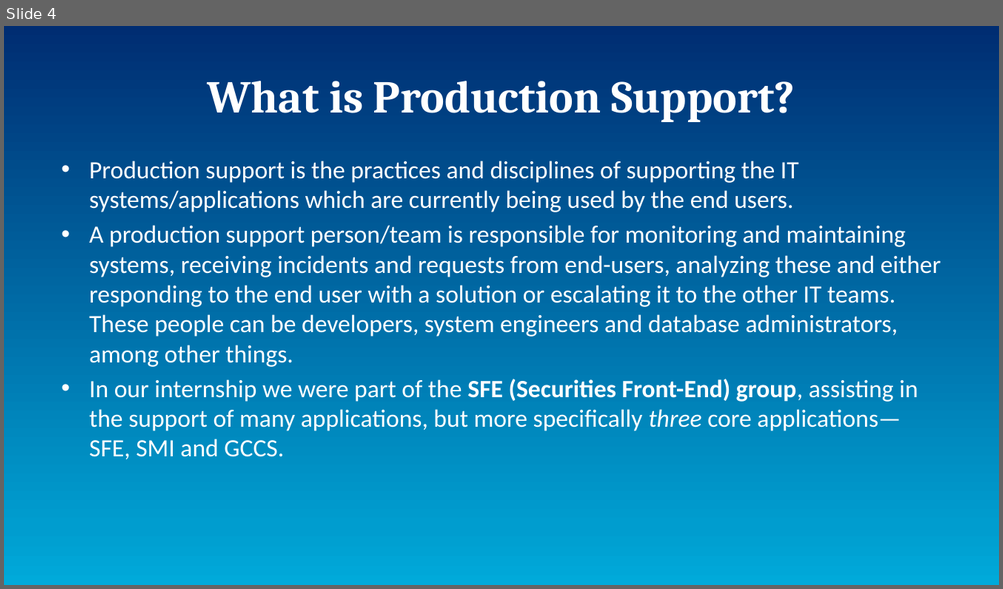
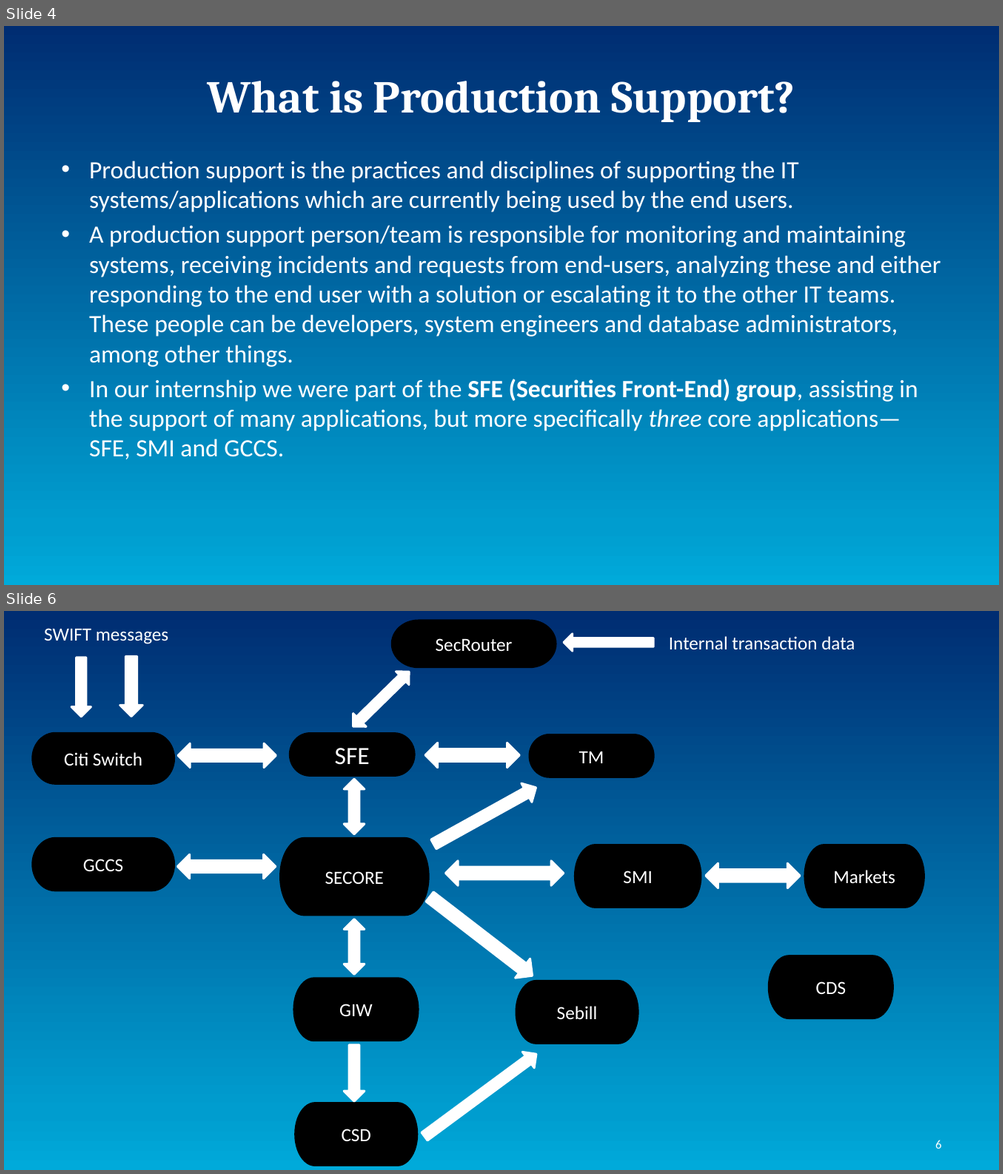
Before and after one commit to AsamiT/selflearn, a slide deck: InternProject.pptx. Shown one above the other, each under a label of ours: slide 4 before the commit, slides 4 and 6 after it; the slides between them are not shown. The pictures are 1003x589 and 1003x1174 pixels, drawn with LibreOffice and Linux fonts; fonts in the diff are those of the drawing. Boxes give left, top, right and bottom in pixels: in the first picture for what was removed or moved away, otherwise in the second. Text is boxed around its words. In the diff, an @@ line names an element or a change of style, - is before the commit and + after.

```diff
--- a/InternProject.pptx
+++ b/InternProject.pptx
@@ slide 6 added at [4,611,999,1170], background gradient #002D72 to #009DCF to #00AADA @@
@@ text added at [44,628,168,644], 18 pt, text #FFFFFF @@
+SWIFT messages
@@ pill shape added at [392,621,555,667], fill #000000, outline #000000 2 pt, 18 pt, text #FFFFFF @@
+SecRouter
@@ left arrow added at [563,633,653,650], fill #FFFFFF, outline #FFFFFF 2 pt @@
@@ text added at [669,636,854,650], 18 pt, text #FFFFFF @@
+Internal transaction data
@@ down arrow added at [71,658,91,716], fill #FFFFFF, outline #FFFFFF 2 pt @@
@@ down arrow added at [119,657,142,717], fill #FFFFFF, outline #FFFFFF 2 pt @@
@@ left right arrow added at [347,665,415,734], fill #FFFFFF, outline #FFFFFF 2 pt @@
@@ pill shape added at [32,733,173,784], fill #000000, outline #000000 2 pt, 18 pt, text #FFFFFF @@
+Citi Switch
@@ left right arrow added at [178,743,276,768], fill #FFFFFF, outline #FFFFFF 2 pt @@
@@ pill shape added at [290,733,415,776], fill #000000, outline #000000 2 pt, 24 pt, text #FFFFFF @@
+SFE
@@ left right arrow added at [425,743,519,768], fill #FFFFFF, outline #FFFFFF 2 pt @@
@@ pill shape added at [529,735,653,777], fill #000000, outline #000000 2 pt, 18 pt, text #FFFFFF @@
+TM
@@ up down arrow added at [344,779,364,834], fill #FFFFFF, outline #FFFFFF 2 pt @@
@@ right arrow added at [429,778,541,854], fill #FFFFFF, outline #FFFFFF 2 pt @@
@@ pill shape added at [32,839,173,891], fill #000000, outline #000000 2 pt, 18 pt, text #FFFFFF @@
+GCCS
@@ pill shape added at [281,839,429,915], fill #000000, outline #000000 2 pt, 18 pt, text #FFFFFF @@
+SECORE
@@ pill shape added at [575,846,700,907], fill #000000, outline #000000 2 pt, 18 pt, text #FFFFFF @@
+SMI
@@ pill shape added at [805,846,923,907], fill #000000, outline #000000 2 pt, 18 pt, text #FFFFFF @@
+Markets
@@ left right arrow added at [177,855,275,879], fill #FFFFFF, outline #FFFFFF 2 pt @@
@@ left right arrow added at [446,861,563,886], fill #FFFFFF, outline #FFFFFF 2 pt @@
@@ left right arrow added at [706,863,800,888], fill #FFFFFF, outline #FFFFFF 2 pt @@
@@ right arrow added at [422,887,540,986], fill #FFFFFF, outline #FFFFFF 2 pt @@
@@ up down arrow added at [344,919,364,974], fill #FFFFFF, outline #FFFFFF 2 pt @@
@@ pill shape added at [768,957,893,1019], fill #000000, outline #000000 2 pt, 18 pt, text #FFFFFF @@
+CDS
@@ pill shape added at [294,979,418,1041], fill #000000, outline #000000 2 pt, 18 pt, text #FFFFFF @@
+GIW
@@ pill shape added at [516,981,637,1043], fill #000000, outline #000000 2 pt, 18 pt, text #FFFFFF @@
+Sebill
@@ down arrow added at [344,1045,364,1102], fill #FFFFFF, outline #FFFFFF 2 pt @@
@@ right arrow added at [418,1046,542,1145], fill #FFFFFF, outline #FFFFFF 2 pt @@
@@ pill shape added at [295,1103,417,1165], fill #000000, outline #000000 2 pt, 18 pt, text #FFFFFF @@
+CSD
@@ page number added at [935,1140,941,1149], 12 pt, text #FFFFFF @@
+6
```
Also in this commit, not shown: 5 slides changed, 1 other slide added, 1 slide removed.
